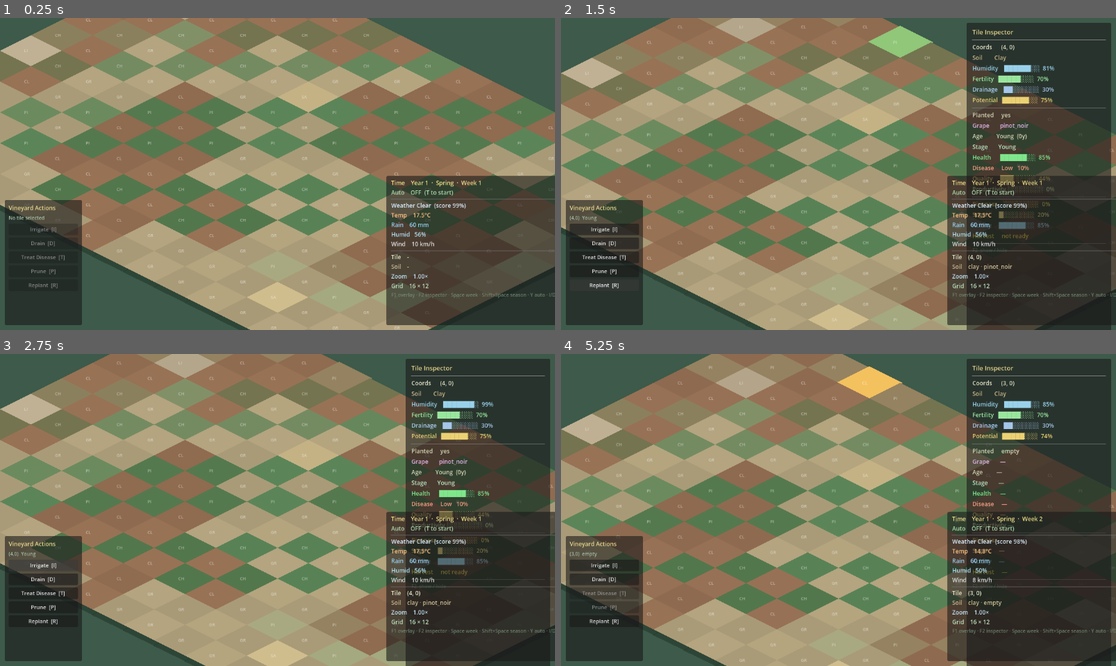
Above: before the commit, frames 1-4 (two rows, left to right).
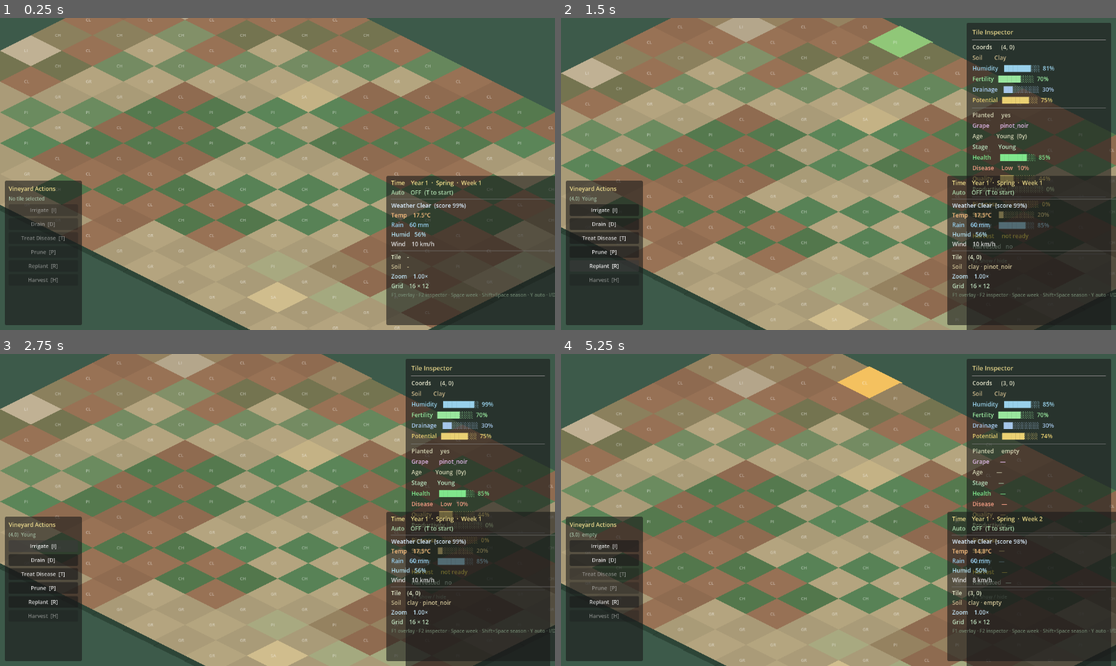
Above: after the commit, the same moments.

Repository: blayres/winery-simulator
Game: Godot game, scene res://scenes/world/World.tscn
The game is run twice, just before and just after one commit, with the same random seed, the same clock (stepped at 60 frames per second) and the same inputs. After the commit the project has no main scene; this scene is started directly in both runs.
Inputs (mouse positions are in pixels of both pictures, inside the frame that each line leads up to):
- Up to frame 1 (0.25 s): no input
- Up to frame 2 (1.5 s): tap Enter at 0.5 s; drag from (899, 21) to (993, 64) at 0.52 s; click "Replant [R]" at 1.25 s
- Up to frame 3 (2.75 s): click "Irrigate [I]" at 2 s
- Up to frame 4 (5.25 s): click "Drain [D]" at 2.75 s; click "Treat Disease [T]" at 3.5 s; click "Prune [P]" at 4.25 s; tap Space at 5 s; drag from (871, 363) to (960, 410) at 5.02 s

The runs differ from the first frame. In frame 1, 1.3% of the frame differs, in the area x 0-15%, y 52-87%; in frame 2, 1.9%; in frame 3, 1.8%; in frame 4, 2.1%, in the area x 0-99%, y 52-87%.

Commit message:
feat: harvest system and grape lots

Diff:
--- /dev/null
+++ b/autoload/HarvestManager.gd
@@ -0,0 +1,191 @@
+## HarvestManager.gd
+## Singleton — owns the grape lot inventory and harvest logic.
+##
+## Responsibility:
+##   - Validates harvest conditions on a tile.
+##   - Creates GrapeLot Resources from harvested TileSimData.
+##   - Stores all grape lots in memory (no save yet).
+##   - Emits harvest_completed so UI and future systems can react.
+##   - Resets tile harvest state after a successful harvest.
+##
+## Architecture:
+##   HarvestManager is the ONLY creator of GrapeLot instances.
+##   VineyardActionSystem calls harvest() — it never creates lots directly.
+##   WineManager (future) will consume lots from get_all_lots().
+##
+## Grape quality formula:
+##   base = ripeness × sugar_balance × acidity_balance
+##   modifiers = vine_health × productivity × (1 - disease_risk)
+##   quality_potential caps the ceiling
+##   Result clamped 0.0–1.0
+
+extends Node
+
+# ─── Signals ──────────────────────────────────────────────────────────────────
+signal harvest_completed(lot: GrapeLot)
+signal lots_changed(total_lots: int)
+
+# ─── State ────────────────────────────────────────────────────────────────────
+var _lots:    Array[GrapeLot] = []
+var _next_id: int             = 1
+
+# ─── Public API ───────────────────────────────────────────────────────────────
+
+## Attempt to harvest the tile at (col, row).
+## Returns a result string. On success, creates and stores a GrapeLot.
+func harvest(col: int, row: int) -> String:
+	var data: TileSimData = VineyardSimulation.get_tile_data(col, row)
+	if data == null:
+		return "Harvest (%d,%d): no tile found." % [col, row]
+
+	# ── Validation ────────────────────────────────────────────────────────
+	if not data.is_planted:
+		return "Harvest (%d,%d): no vine planted." % [col, row]
+	if not data.harvest_ready:
+		return "Harvest (%d,%d): not ready — ripeness %.0f%% (need 75%%)." % [
+			col, row, data.ripeness * 100.0
+		]
+	if data.vine_health <= 0.0:
+		return "Harvest (%d,%d): vine health is zero — cannot harvest." % [col, row]
+	if data.productivity <= 0.0:
+		return "Harvest (%d,%d): productivity is zero — cannot harvest." % [col, row]
+	if data.harvested_this_year:
+		return "Harvest (%d,%d): already harvested this year." % [col, row]
+
+	# ── Create grape lot ──────────────────────────────────────────────────
+	var lot: GrapeLot = _create_lot(data)
+	_lots.append(lot)
+	_next_id += 1
+
+	# ── Update tile state ─────────────────────────────────────────────────
+	data.harvest_ready       = false
+	data.harvested_this_year = true
+	# Ripeness holds at current value — stops increasing until spring reset.
+	VineyardSimulation.tile_data_changed.emit(data)
+
+	# ── Signals and logging ───────────────────────────────────────────────
+	harvest_completed.emit(lot)
+	lots_changed.emit(_lots.size())
+
+	var result: String = "Harvested %s at (%d,%d): quality=%.2f sugar=%.2f acidity=%.2f  [%d lots total]" % [
+		lot.grape_variety, col, row,
+		lot.estimated_grape_quality, lot.sugar_level, lot.acidity_level,
+		_lots.size()
+	]
+	print(result)
+	return result
+
+
+## Returns all grape lots (read-only array copy).
+func get_all_lots() -> Array:
+	return _lots.duplicate()
+
+
+## Returns the total number of lots in inventory.
+func get_lot_count() -> int:
+	return _lots.size()
+
+
+## Clears all lots (used for new game / testing).
+func clear_lots() -> void:
+	_lots.clear()
+	lots_changed.emit(0)
+
+
+# ─── Save / Load interface ────────────────────────────────────────────────────
+
+func get_save_data() -> Dictionary:
+	var serialized: Array = []
+	for lot: GrapeLot in _lots:
+		serialized.append({
+			"lot_id":                 lot.lot_id,
+			"harvest_year":           lot.harvest_year,
+			"source_col":             lot.source_col,
+			"source_row":             lot.source_row,
+			"soil_type":              lot.soil_type,
+			"grape_variety":          lot.grape_variety,
+			"ripeness":               lot.ripeness,
+			"sugar_level":            lot.sugar_level,
+			"acidity_level":          lot.acidity_level,
+			"vine_health":            lot.vine_health,
+			"productivity":           lot.productivity,
+			"quality_potential":      lot.quality_potential,
+			"disease_risk":           lot.disease_risk,
+			"estimated_grape_quality": lot.estimated_grape_quality,
+		})
+	return { "lots": serialized, "next_id": _next_id }
+
+
+func load_save_data(data: Dictionary) -> void:
+	_lots.clear()
+	_next_id = int(data.get("next_id", 1))
+	var raw: Variant = data.get("lots", [])
+	if not raw is Array:
+		return
+	var arr: Array = raw
+	for i: int in arr.size():
+		if not arr[i] is Dictionary:
+			continue
+		var d: Dictionary = arr[i]
+		var lot: GrapeLot = GrapeLot.new()
+		lot.lot_id                 = int(d.get("lot_id", 0))
+		lot.harvest_year           = int(d.get("harvest_year", 1))
+		lot.source_col             = int(d.get("source_col", 0))
+		lot.source_row             = int(d.get("source_row", 0))
+		lot.soil_type              = str(d.get("soil_type", ""))
+		lot.grape_variety          = str(d.get("grape_variety", ""))
+		lot.ripeness               = float(d.get("ripeness", 0.0))
+		lot.sugar_level            = float(d.get("sugar_level", 0.0))
+		lot.acidity_level          = float(d.get("acidity_level", 0.0))
+		lot.vine_health            = float(d.get("vine_health", 0.0))
+		lot.productivity           = float(d.get("productivity", 0.0))
+		lot.quality_potential      = float(d.get("quality_potential", 0.0))
+		lot.disease_risk           = float(d.get("disease_risk", 0.0))
+		lot.estimated_grape_quality = float(d.get("estimated_grape_quality", 0.0))
+		_lots.append(lot)
+	lots_changed.emit(_lots.size())
+
+
+# ─── Private ──────────────────────────────────────────────────────────────────
+
+func _create_lot(data: TileSimData) -> GrapeLot:
+	var lot: GrapeLot = GrapeLot.new()
+	lot.lot_id         = _next_id
+	lot.harvest_year   = TimeManager.current_year
+	lot.source_col     = data.grid_col
+	lot.source_row     = data.grid_row
+	lot.soil_type      = data.soil_type
+	lot.grape_variety  = data.grape_variety
+	lot.ripeness       = data.ripeness
+	lot.sugar_level    = data.sugar_level
+	lot.acidity_level  = data.acidity_level
+	lot.vine_health    = data.vine_health
+	lot.productivity   = data.productivity
+	lot.quality_potential = data.quality_potential
+	lot.disease_risk   = data.disease_risk
+	lot.estimated_grape_quality = _compute_quality(data)
+	return lot
+
+
+## Grape quality formula — all factors contribute, quality_potential caps ceiling.
+func _compute_quality(data: TileSimData) -> float:
+	# Ripeness timing: peak at 0.80–0.90, penalty for under/over.
+	var ripe_score: float
+	if data.ripeness < 0.75:
+		ripe_score = data.ripeness / 0.75  # underripe penalty
+	elif data.ripeness > 0.95:
+		ripe_score = 1.0 - (data.ripeness - 0.95) * 3.0  # overripe penalty
+	else:
+		ripe_score = 1.0  # ideal window
+
+	# Sugar/acidity balance: reward when both are meaningful.
+	var balance: float = (data.sugar_level * 0.5 + data.acidity_level * 0.5)
+
+	# Vine condition modifiers.
+	var health_mod:   float = data.vine_health
+	var prod_mod:     float = data.productivity
+	var disease_mod:  float = 1.0 - data.disease_risk * 0.5
+
+	var raw: float = ripe_score * balance * health_mod * prod_mod * disease_mod
+	# Quality potential is the ceiling.
+	return clampf(raw * data.quality_potential, 0.0, 1.0)
--- a/autoload/VineyardActionSystem.gd
+++ b/autoload/VineyardActionSystem.gd
@@ -30,6 +30,7 @@
 const ACTION_TREAT:    String = "treat_disease"
 const ACTION_PRUNE:    String = "prune"
 const ACTION_REPLANT:  String = "replant"
+const ACTION_HARVEST:  String = "harvest"
 
 # ─── Public API ───────────────────────────────────────────────────────────────
 
@@ -146,6 +147,47 @@
 	return result
 
 
+## Harvest: collects ripe grapes from a tile and creates a GrapeLot.
+## Requires: planted, harvest_ready, health > 0, productivity > 0, not already harvested.
+func harvest(col: int, row: int) -> String:
+	var result: String = HarvestManager.harvest(col, row)
+	# HarvestManager handles its own commit/signal — just emit action_performed.
+	action_performed.emit(ACTION_HARVEST, col, row, result)
+	return result
+
+
+## DEV ONLY — Force a planted tile into harvest-ready state for testing.
+## Sets ripeness=0.90, sugar=0.75, acidity=0.45, harvest_ready=true.
+## Remove or gate behind a debug flag before shipping.
+func debug_force_harvest_ready(col: int, row: int) -> String:
+	var data: TileSimData = VineyardSimulation.get_tile_data(col, row)
+	if data == null:
+		return "No tile at (%d,%d)." % [col, row]
+	if not data.is_planted:
+		return "Force-ready (%d,%d): no vine planted — replant first." % [col, row]
+
+	data.ripeness            = 0.90
+	data.sugar_level         = 0.75
+	data.acidity_level       = 0.45
+	data.harvest_ready       = true
+	data.harvested_this_year = false
+	# Ensure lifecycle is mature so harvest validation passes.
+	if data.lifecycle_stage == "young" or data.lifecycle_stage == "empty":
+		data.lifecycle_stage = "mature"
+	# Ensure health and productivity are non-zero.
+	if data.vine_health <= 0.0:
+		data.vine_health = 0.80
+	if data.productivity <= 0.0:
+		data.productivity = 0.70
+
+	VineyardSimulation.tile_data_changed.emit(data)
+	action_performed.emit("debug_force_harvest_ready", col, row, "")
+
+	var result: String = "Forced harvest-ready state at (%d,%d)  ripeness=0.90  sugar=0.75  acidity=0.45" % [col, row]
+	print(result)
+	return result
+
+
 # ─── Private ──────────────────────────────────────────────────────────────────
 
 ## Emit tile_data_changed and the action signal, then log to console.
--- a/autoload/VineyardSimulation.gd
+++ b/autoload/VineyardSimulation.gd
@@ -222,11 +222,13 @@
 	print("Vineyard Tick: avg_humidity=%.2f [%.2f–%.2f]  avg_health=%.2f [%.2f–%.2f]  avg_disease=%.2f  avg_quality=%.2f  (%d changed)" \
 			% [avg_h, min_h, max_h, avg_v, min_v, max_v, avg_d, avg_q, int(s.get("changed", 0))])
 
-	# Ripeness summary — only print during ripening seasons.
-	if planted > 0 and float(s.get("sum_ripeness", 0.0)) > 0.0:
-		var avg_r: float = float(s["sum_ripeness"]) / float(planted)
-		var avg_s: float = float(s["sum_sugar"])    / float(planted)
-		var avg_a: float = float(s["sum_acidity"])  / float(planted)
+	# Ripeness summary — print during ripening seasons (summer=1, autumn=2)
+	# even when ripeness is 0, so the player can see it's being tracked.
+	var current_season: int = TimeManager.current_season
+	if planted > 0 and (current_season == 1 or current_season == 2):
+		var avg_r: float = float(s.get("sum_ripeness", 0.0)) / float(planted)
+		var avg_s: float = float(s.get("sum_sugar",    0.0)) / float(planted)
+		var avg_a: float = float(s.get("sum_acidity",  0.0)) / float(planted)
 		var ready: int   = int(s.get("ready_count", 0))
 		print("Ripeness Tick: avg_ripeness=%.2f avg_sugar=%.2f avg_acidity=%.2f ready_tiles=%d" \
 				% [avg_r, avg_s, avg_a, ready])
@@ -252,6 +254,7 @@
 			continue
 		# Age by one year (4 seasons) at year transition.
 		tile.vine_age = mini(tile.vine_age + 4, int(_get_vine_cfg("max_age", 50)) * 4)
+		tile.harvested_this_year = false   # reset harvest flag for new year
 		VineLifecycle.tick_year(tile, lc_cfg, climate_score)
 		recompute_quality_public(tile)
 		tile_data_changed.emit(tile)
--- a/project.godot
+++ b/project.godot
@@ -11,7 +11,6 @@
 [application]
 
 config/name="winery-simulator"
-run/main_scene="res://scenes/world/World.tscn"
 config/features=PackedStringArray("4.6", "Forward Plus")
 config/icon="res://icon.svg"
 config/run/main_scene="res://scenes/world/World.tscn"
@@ -28,6 +27,7 @@
 SaveManager="*res://autoload/SaveManager.gd"
 VineyardSimulation="*res://autoload/VineyardSimulation.gd"
 VineyardActionSystem="*res://autoload/VineyardActionSystem.gd"
+HarvestManager="*res://autoload/HarvestManager.gd"
 
 [physics]
 
--- a/scenes/ui/TileInspectorPanel.gd
+++ b/scenes/ui/TileInspectorPanel.gd
@@ -20,7 +20,7 @@
 
 # ─── Panel geometry ───────────────────────────────────────────────────────────
 const PANEL_W: float = 300.0
-const PANEL_H: float = 640.0
+const PANEL_H: float = 680.0
 const MARGIN:  float = 10.0
 
 # ─── Child nodes ──────────────────────────────────────────────────────────────
@@ -44,6 +44,7 @@
 @onready var _lbl_sugar:     Label = $RootPanel/Margin/VBox/SugarRow
 @onready var _lbl_acidity:   Label = $RootPanel/Margin/VBox/AcidityRow
 @onready var _lbl_harvest:   Label = $RootPanel/Margin/VBox/HarvestRow
+@onready var _lbl_harvested: Label = $RootPanel/Margin/VBox/HarvestedRow
 @onready var _lbl_hint:      Label = $RootPanel/Margin/VBox/HintRow
 
 # ─── State ────────────────────────────────────────────────────────────────────
@@ -133,6 +134,7 @@
 			_lbl_harvest.text = "Harvest     ★ READY"
 		else:
 			_lbl_harvest.text = "Harvest     not ready"
+		_lbl_harvested.text = "Harvested   %s" % ("yes — done this year" if d.harvested_this_year else "no")
 	else:
 		_lbl_planted.text   = "Planted     empty"
 		_lbl_grape.text     = "Grape       —"
@@ -146,6 +148,7 @@
 		_lbl_sugar.text     = "Sugar       —"
 		_lbl_acidity.text   = "Acidity     —"
 		_lbl_harvest.text   = "Harvest     —"
+		_lbl_harvested.text = "Harvested   —"
 
 	_lbl_hint.text = "F2  show / hide"
 
--- a/scenes/ui/TileInspectorPanel.tscn
+++ b/scenes/ui/TileInspectorPanel.tscn
@@ -8,7 +8,7 @@
 
 [node name="RootPanel" type="PanelContainer" parent="."]
 position = Vector2(960, 10)
-size = Vector2(300, 640)
+size = Vector2(300, 680)
 visible = false
 
 [node name="Margin" type="MarginContainer" parent="RootPanel"]
@@ -148,6 +148,12 @@
 theme_override_font_sizes/font_size = 12
 text = "Harvest     -"
 
+[node name="HarvestedRow" type="Label" parent="RootPanel/Margin/VBox"]
+layout_mode = 2
+theme_override_colors/font_color = Color(0.70, 0.80, 0.70, 1)
+theme_override_font_sizes/font_size = 12
+text = "Harvested   -"
+
 [node name="HSep3" type="HSeparator" parent="RootPanel/Margin/VBox"]
 layout_mode = 2
 
--- a/scenes/ui/VineyardActionsPanel.gd
+++ b/scenes/ui/VineyardActionsPanel.gd
@@ -19,7 +19,7 @@
 
 # ─── Panel geometry ───────────────────────────────────────────────────────────
 const PANEL_W: float = 160.0
-const PANEL_H: float = 260.0
+const PANEL_H: float = 300.0
 const MARGIN:  float = 10.0
 
 # ─── Flash colors (match World.gd) ───────────────────────────────────────────
@@ -28,6 +28,7 @@
 const FLASH_TREAT:    Color = Color(0.40, 1.00, 0.55, 1.0)
 const FLASH_PRUNE:    Color = Color(0.90, 0.90, 0.40, 1.0)
 const FLASH_REPLANT:  Color = Color(0.55, 1.00, 0.55, 1.0)
+const FLASH_HARVEST:  Color = Color(1.00, 0.85, 0.20, 1.0)
 
 # ─── Child nodes ──────────────────────────────────────────────────────────────
 @onready var _root_panel:   PanelContainer = $RootPanel
@@ -38,6 +39,7 @@
 @onready var _btn_treat:    Button         = $RootPanel/Margin/VBox/BtnTreat
 @onready var _btn_prune:    Button         = $RootPanel/Margin/VBox/BtnPrune
 @onready var _btn_replant:  Button         = $RootPanel/Margin/VBox/BtnReplant
+@onready var _btn_harvest:  Button         = $RootPanel/Margin/VBox/BtnHarvest
 
 # ─── State ────────────────────────────────────────────────────────────────────
 var _grid: GridSystem = null
@@ -53,6 +55,7 @@
 	_btn_treat.pressed.connect(_on_treat_pressed)
 	_btn_prune.pressed.connect(_on_prune_pressed)
 	_btn_replant.pressed.connect(_on_replant_pressed)
+	_btn_harvest.pressed.connect(_on_harvest_pressed)
 
 	# Listen for action results to refresh button state.
 	VineyardActionSystem.action_performed.connect(_on_action_performed)
@@ -118,10 +121,18 @@
 	_btn_treat.disabled = not data.is_planted
 	_btn_prune.disabled = not data.is_planted
 
+	# Harvest: planted, harvest_ready, not already harvested this year.
+	_btn_harvest.disabled = not (
+		data.is_planted and
+		data.harvest_ready and
+		not data.harvested_this_year
+	)
+
 	# Status line.
 	if data.is_planted:
-		_lbl_status.text = "(%d,%d)  %s" % [sel.grid_col, sel.grid_row,
-				data.lifecycle_stage.capitalize()]
+		var harvest_hint: String = "  ★" if data.harvest_ready and not data.harvested_this_year else ""
+		_lbl_status.text = "(%d,%d)  %s%s" % [sel.grid_col, sel.grid_row,
+				data.lifecycle_stage.capitalize(), harvest_hint]
 	else:
 		_lbl_status.text = "(%d,%d)  empty" % [sel.grid_col, sel.grid_row]
 
@@ -133,6 +144,7 @@
 	_btn_treat.disabled    = true
 	_btn_prune.disabled    = true
 	_btn_replant.disabled  = true
+	_btn_harvest.disabled  = true
 
 
 # ─── Private — button handlers ────────────────────────────────────────────────
@@ -175,6 +187,14 @@
 		return
 	VineyardActionSystem.replant(sel.grid_col, sel.grid_row)
 	sel.flash_action(FLASH_REPLANT)
+
+
+func _on_harvest_pressed() -> void:
+	var sel: VineyardTile = _get_selected()
+	if sel == null:
+		return
+	VineyardActionSystem.harvest(sel.grid_col, sel.grid_row)
+	sel.flash_action(FLASH_HARVEST)
 
 
 func _get_selected() -> VineyardTile:
--- a/scenes/ui/VineyardActionsPanel.tscn
+++ b/scenes/ui/VineyardActionsPanel.tscn
@@ -7,8 +7,8 @@
 script = ExtResource("1")
 
 [node name="RootPanel" type="PanelContainer" parent="."]
-position = Vector2(10, 460)
-size = Vector2(160, 260)
+position = Vector2(10, 420)
+size = Vector2(160, 300)
 
 [node name="Margin" type="MarginContainer" parent="RootPanel"]
 layout_mode = 1
@@ -66,3 +66,10 @@
 theme_override_font_sizes/font_size = 11
 disabled = true
 text = "Replant  [R]"
+
+[node name="BtnHarvest" type="Button" parent="RootPanel/Margin/VBox"]
+layout_mode = 2
+theme_override_colors/font_color = Color(1.0, 0.88, 0.30, 1)
+theme_override_font_sizes/font_size = 11
+disabled = true
+text = "Harvest  [H]"
--- a/scenes/world/World.gd
+++ b/scenes/world/World.gd
@@ -142,6 +142,8 @@
 ##   T  → Treat Disease (reduce disease risk — planted only)
 ##   P  → Prune         (improve health/productivity — planted only)
 ##   R  → Replant       (plant or replace vine)
+##   H  → Harvest       (collect ripe grapes — harvest_ready only)
+##   G  → [DEV] Force harvest-ready state on selected tile (debug only)
 
 # Flash colors per action — defined here so they're easy to tune.
 const FLASH_IRRIGATE: Color = Color(0.40, 0.70, 1.00, 1.0)   # blue
@@ -149,6 +151,7 @@
 const FLASH_TREAT:    Color = Color(0.40, 1.00, 0.55, 1.0)   # green
 const FLASH_PRUNE:    Color = Color(0.90, 0.90, 0.40, 1.0)   # yellow
 const FLASH_REPLANT:  Color = Color(0.55, 1.00, 0.55, 1.0)   # bright green
+const FLASH_HARVEST:  Color = Color(1.00, 0.85, 0.20, 1.0)   # golden
 
 func _unhandled_input(event: InputEvent) -> void:
 	if not event is InputEventKey:
@@ -199,6 +202,15 @@
 		KEY_R:
 			var result: String = VineyardActionSystem.replant(col, row)
 			_flash_tile(sel, FLASH_REPLANT)
+			get_viewport().set_input_as_handled()
+		KEY_H:
+			var result: String = VineyardActionSystem.harvest(col, row)
+			_flash_tile(sel, FLASH_HARVEST)
+			get_viewport().set_input_as_handled()
+		KEY_G:
+			# DEV: force selected tile into harvest-ready state for testing.
+			var result: String = VineyardActionSystem.debug_force_harvest_ready(col, row)
+			_flash_tile(sel, FLASH_HARVEST)
 			get_viewport().set_input_as_handled()
 
 
--- /dev/null
+++ b/scripts/GrapeLot.gd
@@ -0,0 +1,60 @@
+## GrapeLot.gd
+## Pure data Resource — one harvested batch of grapes from a single tile.
+##
+## Created by HarvestManager when a tile is harvested.
+## Passed to future fermentation/winemaking systems.
+## All fields are @export for future ResourceSaver compatibility.
+##
+## Architecture:
+##   GrapeLot is READ-ONLY after creation.
+##   HarvestManager creates it; WineManager (future) consumes it.
+##   No methods that mutate state — only helpers for display.
+
+class_name GrapeLot
+extends Resource
+
+# ─── Identity ─────────────────────────────────────────────────────────────────
+@export var lot_id:       int    = 0
+@export var harvest_year: int    = 1
+
+# ─── Source tile ──────────────────────────────────────────────────────────────
+@export var source_col:   int    = 0
+@export var source_row:   int    = 0
+@export var soil_type:    String = ""
+
+# ─── Grape data ───────────────────────────────────────────────────────────────
+@export var grape_variety:     String = ""
+@export var ripeness:          float  = 0.0
+@export var sugar_level:       float  = 0.0
+@export var acidity_level:     float  = 0.0
+@export var vine_health:       float  = 0.0
+@export var productivity:      float  = 0.0
+@export var quality_potential: float  = 0.0
+@export var disease_risk:      float  = 0.0
+
+# ─── Computed ─────────────────────────────────────────────────────────────────
+## 0.0–1.0  estimated grape quality for winemaking.
+## Computed at harvest time from all contributing factors.
+@export var estimated_grape_quality: float = 0.0
+
+# ─── Helpers ──────────────────────────────────────────────────────────────────
+
+## One-line summary for console logging.
+func summary() -> String:
+	return "GrapeLot #%d  Year %d  %s @ (%d,%d)  quality=%.2f  sugar=%.2f  acidity=%.2f" % [
+		lot_id, harvest_year, grape_variety,
+		source_col, source_row,
+		estimated_grape_quality, sugar_level, acidity_level
+	]
+
+
+## Quality tier label for UI display.
+func quality_label() -> String:
+	if estimated_grape_quality >= 0.85:
+		return "Exceptional"
+	elif estimated_grape_quality >= 0.70:
+		return "Good"
+	elif estimated_grape_quality >= 0.50:
+		return "Average"
+	else:
+		return "Poor"
--- a/scripts/TileSimData.gd
+++ b/scripts/TileSimData.gd
@@ -86,6 +86,10 @@
 ## True when ripeness ≥ harvest_ready_threshold and vine is mature/old.
 @export var harvest_ready: bool = false
 
+## True once this tile has been harvested in the current year.
+## Prevents double-harvesting. Reset to false at year transition.
+@export var harvested_this_year: bool = false
+
 # ─── Helpers ──────────────────────────────────────────────────────────────────
 
 ## Returns a human-readable summary string for debug display.
Not shown, added: autoload/HarvestManager.gd.uid
Not shown, added: scripts/GrapeLot.gd.uid
